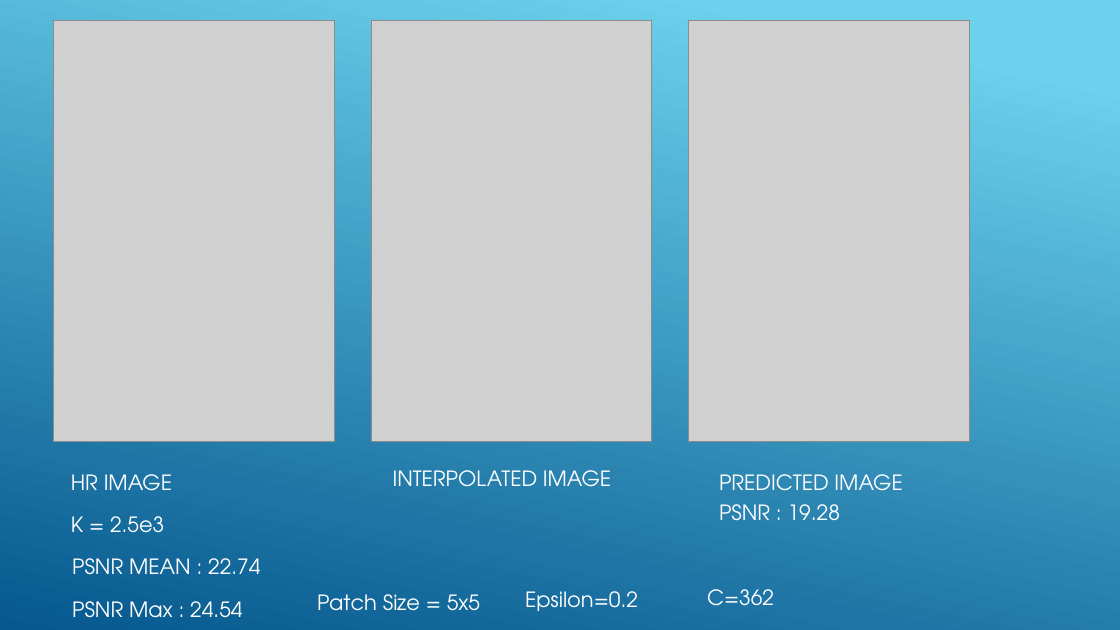
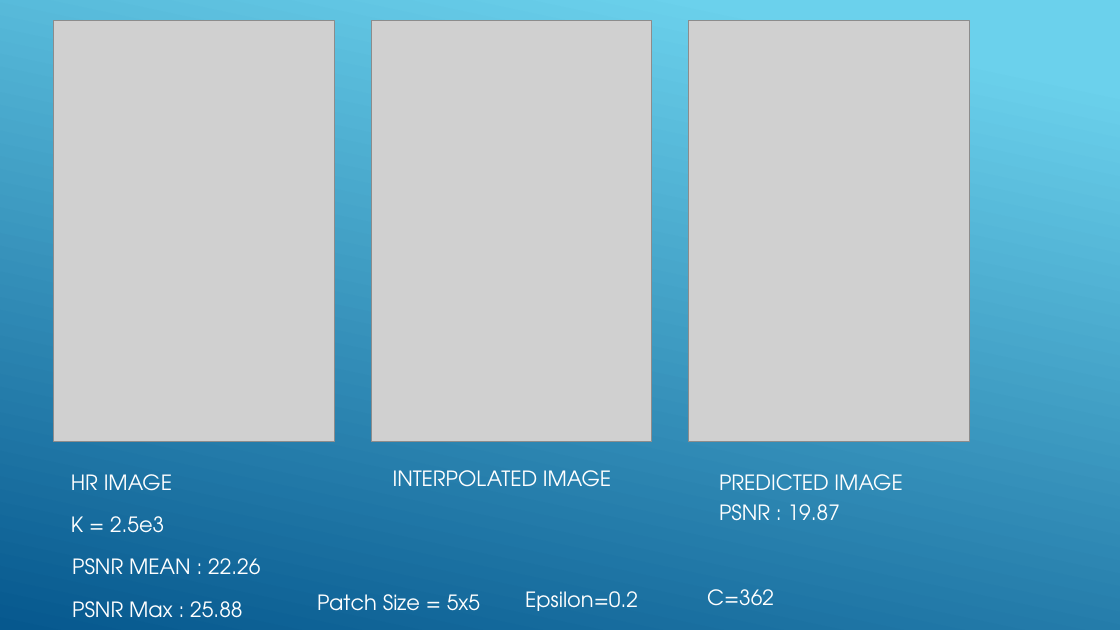
Before and after one commit to avinavsrivastava/iiih-super-resolution, a slide deck: slide 14 of ImageSuperResolution.pptx. Drawn at 1120x630 pixels with LibreOffice and Linux fonts; fonts in the diff are those of the drawing; grey boxes stand for pictures. Boxes give left, top, right and bottom in pixels: in the first picture for what was removed or moved away, otherwise in the second. Text is boxed around its words. In the diff, an @@ line names an element or a change of style, - is before the commit and + after.

```diff
--- a/ImageSuperResolution.pptx
+++ b/ImageSuperResolution.pptx
@@ text at (719,504,840,521): text changed @@
-PSNR : 19.28
+PSNR : 19.87
@@ text at (72,558,260,575): text changed @@
-PSNR MEAN : 22.74
+PSNR MEAN : 22.26
@@ text at (72,601,242,618): text changed @@
-PSNR Max : 24.54
+PSNR Max : 25.88
```
Also in this commit, not shown: 3 other slides changed.
